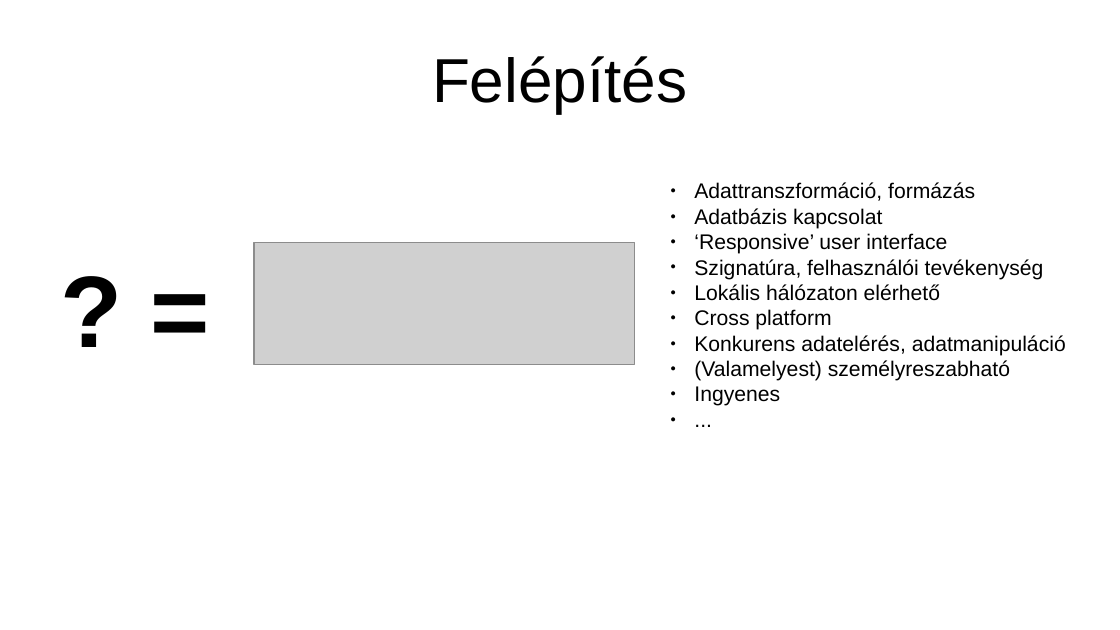
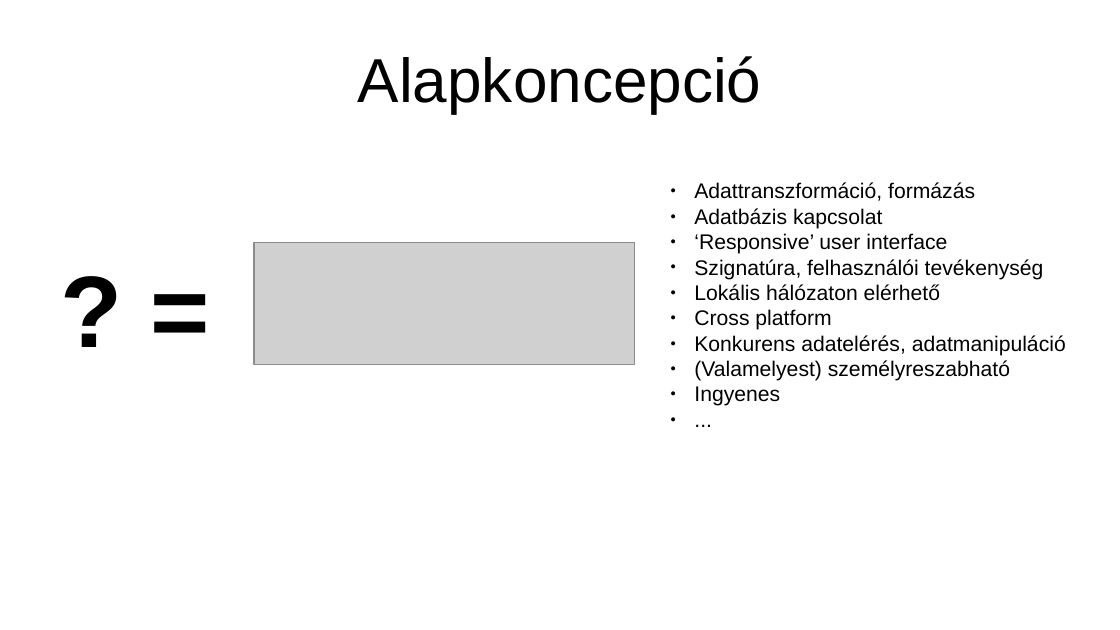
Before and after one commit to dfajtai/exam_register, a slide deck: slide 7 of src/online_event_recorder/howto/exam_register_manual_v0_20240305.odp. Drawn at 1120x630 pixels with LibreOffice and Linux fonts; fonts in the diff are those of the drawing; grey boxes stand for pictures. Boxes give left, top, right and bottom in pixels: in the first picture for what was removed or moved away, otherwise in the second. Text is boxed around its words. In the diff, an @@ line names an element or a change of style, - is before the commit and + after.

```diff
--- a/src/online_event_recorder/howto/exam_register_manual_v0_20240305.odp
+++ b/src/online_event_recorder/howto/exam_register_manual_v0_20240305.odp
@@ title at (358, 56, 762, 113): text changed @@
-Felépítés
+Alapkoncepció
```
Also in this commit, not shown: 5 other slides changed, 17 slides added, 2 slides removed, 4 other files.
